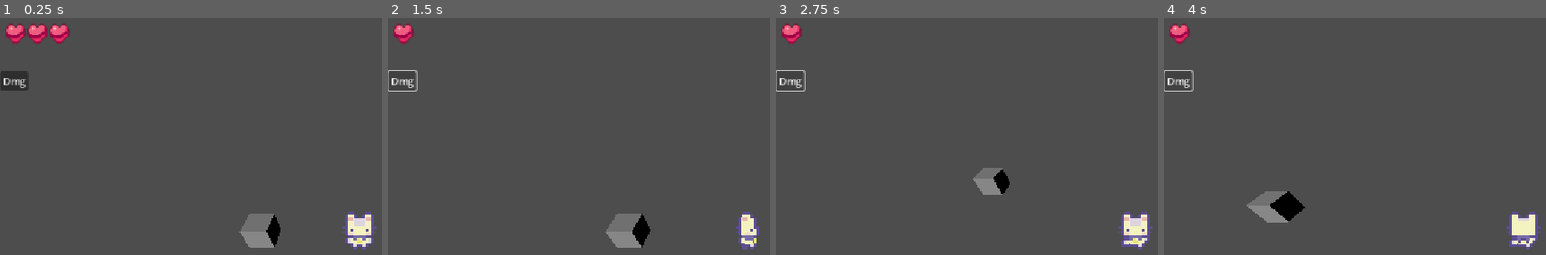
Above: before the commit, frames 1-4 (left to right).
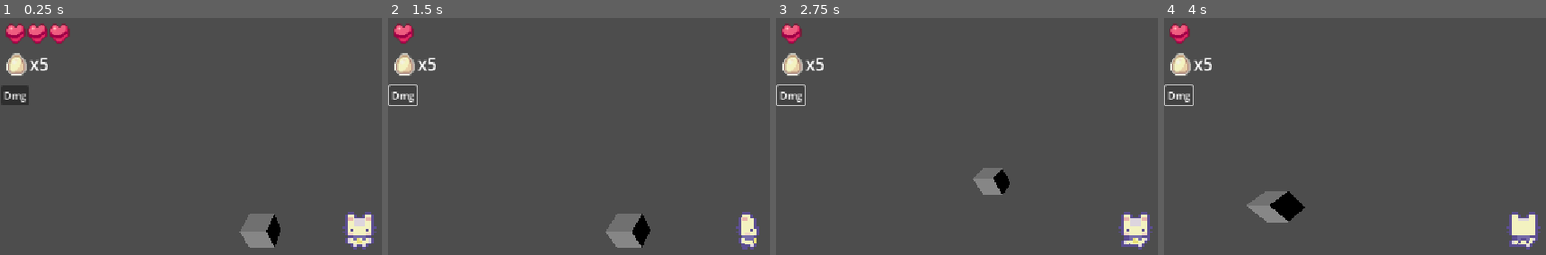
Above: after the commit, the same moments.

Repository: Hadri1005/projet-bomberman
Game: Godot game, scene res://main.tscn
Two runs of this game, one before a commit and one after it. Both use one fixed random seed, a clock stepped at 60 frames per second and the inputs below.
Inputs:
- Up to frame 1 (0.25 s): no input
- Up to frame 2 (1.5 s): click "Dmg" at 0.5 s; tap Enter at 1.25 s; hold D (ui_right) from 1.28 s (still down)
- Up to frame 3 (2.75 s): release D (ui_right) at 2.03 s; hold S (ui_down) from 2.03 s (still down)
- Up to frame 4 (4 s): release S (ui_down) at 2.78 s; hold D (ui_right) 2.78-3.53 s; hold Z (ui_up) from 3.53 s (still down)

The runs differ from the first frame. In frame 1, 1.3% of the frame differs, in the area x 0-13%, y 14-37%; in frame 2, 1.0%; in frame 3, 1.0%; in frame 4, 1.0%.

Commit message:
ajout bomb counter

Diff:
--- a/joueur/joueur.gd
+++ b/joueur/joueur.gd
@@ -9,10 +9,21 @@
 @onready var heart_container: HBoxContainer = get_node("../HUD/HeartContainer")
 @export var spawn_point: Vector3 = Vector3(0, 0, 0)
 const HEART_IMAGE = preload("res://assets/IconsOutline_16px/Icon51.png")
+@export var max_bombs: int = 5
+var current_bombs: int
+@onready var bomb_label: Label = get_node("../HUD/BombContainer/BombLabel")
 
 func _ready() -> void:
 	current_health = max_health
+	current_bombs = max_bombs
 	update_heart_display()
+	update_bomb_display()
+
+func update_bomb_display() -> void:
+	if bomb_label:
+		bomb_label.text = "x" + str(current_bombs)
+
+
 
 func take_damage() -> void:
 	current_health = clampi(current_health - 1, 0, max_health)
--- a/main.tscn
+++ b/main.tscn
@@ -3,10 +3,21 @@
 [ext_resource type="PackedScene" uid="uid://fjp4ytm60k1j" path="res://joueur/joueur.tscn" id="1_ig7tw"]
 [ext_resource type="Script" uid="uid://b6mdtuu1flkjn" path="res://button.gd" id="2_0xm2m"]
 [ext_resource type="PackedScene" uid="uid://c078thqfxo4xx" path="res://mort/mort.tscn" id="3_h2yge"]
+[ext_resource type="Texture2D" uid="uid://dpk4y2w7vrf8v" path="res://assets/Objects/Egg_item.png" id="4_1bvp3"]
 
 [sub_resource type="BoxMesh" id="BoxMesh_x8p52"]
 
 [sub_resource type="BoxShape3D" id="BoxShape3D_x8p52"]
+
+[sub_resource type="AtlasTexture" id="AtlasTexture_x8p52"]
+atlas = ExtResource("4_1bvp3")
+
+[sub_resource type="SystemFont" id="SystemFont_lquwl"]
+font_names = PackedStringArray("Comic Sans MS")
+
+[sub_resource type="LabelSettings" id="LabelSettings_x8p52"]
+font = SubResource("SystemFont_lquwl")
+font_size = 28
 
 [node name="bomberman" type="Node3D" unique_id=662595357]
 
@@ -27,10 +38,10 @@
 shape = SubResource("BoxShape3D_x8p52")
 
 [node name="Button" type="Button" parent="." unique_id=762563097]
-offset_left = 1.0
-offset_top = 87.0
-offset_right = 45.0
-offset_bottom = 118.0
+offset_left = 2.0
+offset_top = 110.0
+offset_right = 46.0
+offset_bottom = 141.0
 text = "Dmg"
 script = ExtResource("2_0xm2m")
 
@@ -46,5 +57,23 @@
 offset_bottom = 47.0
 theme_override_constants/separation = 3
 
+[node name="BombContainer" type="HBoxContainer" parent="HUD" unique_id=927257788]
+offset_left = 8.0
+offset_top = 56.0
+offset_right = 100.0
+offset_bottom = 96.0
+theme_override_constants/separation = 2
+
+[node name="BombIcon" type="TextureRect" parent="HUD/BombContainer" unique_id=196252567]
+custom_minimum_size = Vector2(37, 0)
+layout_mode = 2
+texture = SubResource("AtlasTexture_x8p52")
+expand_mode = 1
+
+[node name="BombLabel" type="Label" parent="HUD/BombContainer" unique_id=1480810361]
+layout_mode = 2
+text = "x5"
+label_settings = SubResource("LabelSettings_x8p52")
+
 [connection signal="pressed" from="Button" to="CharacterBody3D" method="_on_button_pressed"]
 [connection signal="pressed" from="Button" to="Button" method="_on_pressed"]
